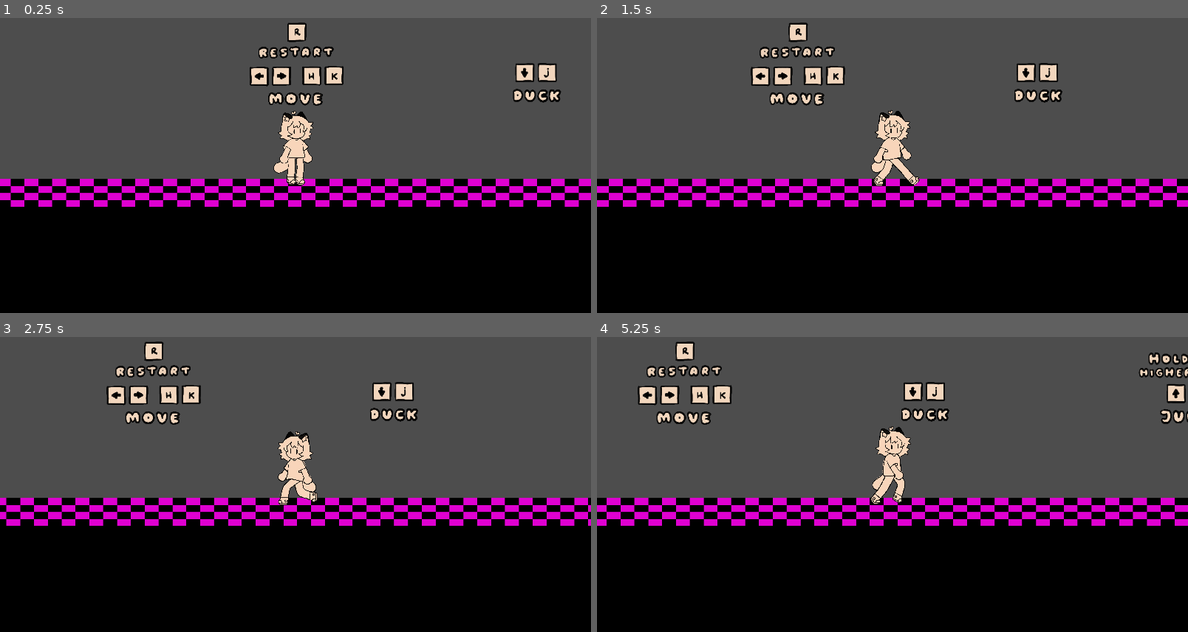
Above: before the commit, frames 1-4 (two rows, left to right).
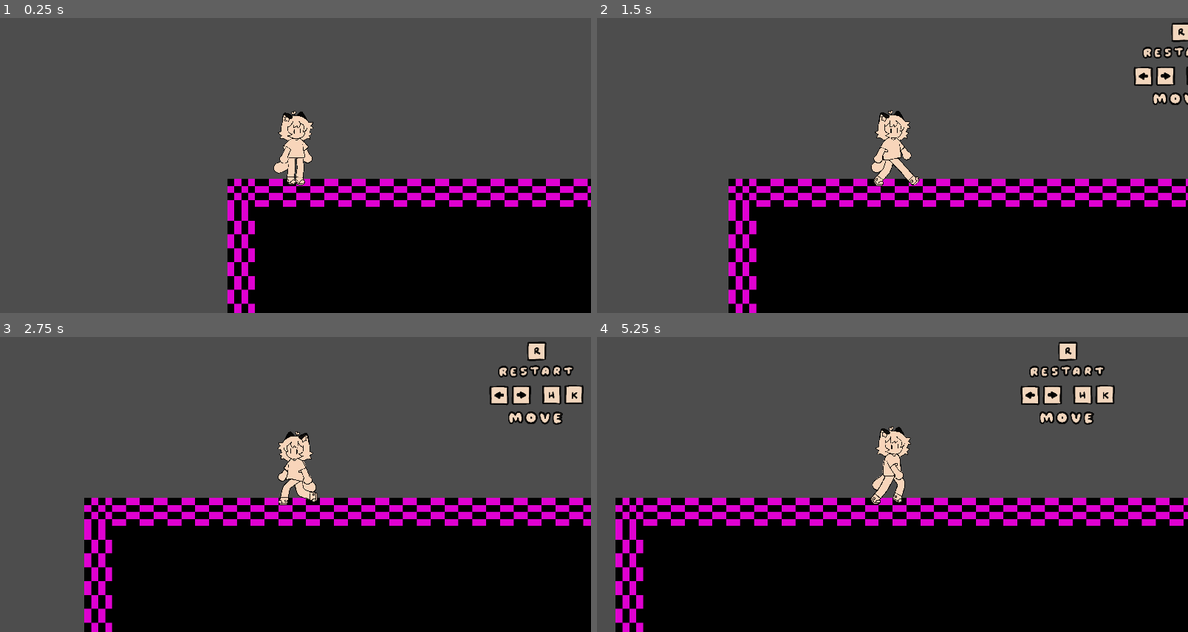
Above: after the commit, the same moments.

Repository: BellieQwQ/donutGame
Game: Godot game, scene res://MovementTester/movement_tester.tscn
The game is run twice, just before and just after one commit, with the same random seed, the same clock (stepped at 60 frames per second) and the same inputs.
Inputs:
- Up to frame 1 (0.25 s): no input
- Up to frame 2 (1.5 s): hold K (Right) from 0.53 s (still down); tap S (Slide) at 0.6 s; tap U (Up) at 0.77 s; tap A (Sprint) at 1.35 s
- Up to frame 3 (2.75 s): tap U (Up) at 1.52 s; release K (Right) at 2.03 s; hold H (Left) from 2.03 s (still down); tap S (Slide) at 2.1 s
- Up to frame 4 (5.25 s): release H (Left) at 2.78 s; hold K (Right) 2.78-4.28 s; tap A (Sprint) at 2.85, 4.35 s; tap U (Up) at 3.02, 3.77, 4.52 s; tap S (Slide) at 3.6, 5.1 s; hold H (Left) 4.28-5.03 s; hold K (Right) from 5.03 s (still down)

The runs differ from the first frame. In frame 1, 23% of the frame differs, in the area x 0-100%, y 1-100%; in frame 2, 17%; in frame 3, 15%; in frame 4, 11%.

Commit message:
build v1.0b 02/9 - added invincible time and visual FX

Diff:
--- a/game/MovementTester/movement_tester.tscn
+++ b/game/MovementTester/movement_tester.tscn
@@ -89,4 +89,4 @@
 position = Vector2(41176, 392)
 
 [node name="Player" parent="." instance=ExtResource("2_lm4dk")]
-position = Vector2(-5760, 800)
+position = Vector2(-8524, 800)
--- a/game/scenes/Enemies/BattleConga/battle_conga.gd
+++ b/game/scenes/Enemies/BattleConga/battle_conga.gd
@@ -29,7 +29,7 @@
 
 func getShootDirection(elevationDegree):
 	var elevation = deg_to_rad(elevationDegree)
-	var direction = Vector2.RIGHT.rotated(-elevation)
+	var bulletDirection = Vector2.RIGHT.rotated(-elevation)
 	if facingLeft:
-		direction = Vector2.LEFT.rotated(elevation)
-	return direction.normalized()
+		bulletDirection = Vector2.LEFT.rotated(elevation)
+	return bulletDirection.normalized()
--- a/game/scenes/Enemies/HaepariA/haepari_a.gd
+++ b/game/scenes/Enemies/HaepariA/haepari_a.gd
@@ -1,6 +1,8 @@
 extends Enemy
 
 const SPEED = 500
+
+var player : Player
 
 var direction = -1
 var isMovingLeft = true
@@ -16,3 +18,10 @@
 @onready var animator = $AnimatedSprite2D
 @onready var hitbox = $CollisionShape2D
 @onready var hurtbox = $Hurtbox
+
+func _on_hurtbox_body_entered(body):
+	if body is Player and !body.invincible:
+		var enemyPosition = sign(body.global_position.x - self.global_position.x)
+		body.knockbackDirection = enemyPosition
+		body.emit_signal("playerHurt")
+		print("PLAYER DETECTED")
--- a/game/scenes/Enemies/HaepariA/haepari_a.tscn
+++ b/game/scenes/Enemies/HaepariA/haepari_a.tscn
@@ -68,3 +68,5 @@
 
 [node name="Fall" type="Node" parent="EnemyStateMachine"]
 script = ExtResource("5_xapix")
+
+[connection signal="body_entered" from="Hurtbox" to="." method="_on_hurtbox_body_entered"]
--- /dev/null
+++ b/game/scenes/Player/hurt.gd
@@ -0,0 +1,29 @@
+extends State
+
+func enterState():
+	player.animator.play("Crouch")
+	player.FXmanager.play("Iframes")
+	player.lives -= 1
+	player.invincibleTime.start()
+	player.invincible = true
+	player.velocity.y = player.knockbackHeight
+
+	if player.knockbackDirection > 0:
+		player.velocity.x = player.knockbackForce
+	else:
+		player.velocity.x = -player.knockbackForce
+
+	print("Entering state: " + str(stateMachine.currentState))
+
+func onPhysicsProcess(delta):
+	if player.is_on_floor():
+		player.velocity.x = move_toward(player.velocity.x, 0, player.DECELERATION * delta)
+
+	getDirection()
+
+	applyGravity(delta)
+	handlePlayerCorrection(delta)
+
+func _on_iframes_timeout():
+	stateMachine.changeState("Idle")
+	player.invincible = false
--- a/game/scenes/Player/player.gd
+++ b/game/scenes/Player/player.gd
@@ -1,15 +1,23 @@
 class_name Player
 extends CharacterBody2D
+
+var enemy : Enemy
+var lives = 3
 
 var isFacingRight = true
 var isSprinting = false
 var isJumping = false
+var invincible = false
 
 var coyoteTime = 0.12
 var coyoteTimer = 0
 
 var jumpBufferTime = 0.2
 var jumpBufferTimer = 0
+
+var knockbackHeight = -2000
+var knockbackForce = 1000
+var knockbackDirection = 0
 
 var direction = 0
 var slideDirection = 0
@@ -21,6 +29,8 @@
 var jumpGravity = ((-2.0 * jumpHeight) / (timeToJumpPeak * timeToJumpPeak)) * -1 * 1.2
 var fallGravity = ((-2.0 * jumpHeight) / (timeToDescent * timeToDescent)) * -1 * 1.4
 
+signal playerHurt
+
 const SPEED = 900
 const SPRINT_SPEED = 1800
 const ACCELERATION = 3000
@@ -30,9 +40,7 @@
 const SLIDE_DECELERATION = 3000
 const SKID_DECELERATION = 4500
 
-const AIR_CONTROL = 0.35
-const STOP_EPSILON = 10
-
+@onready var stateMachine = $StateMachine
 @onready var animator = $AnimatedSprite2D
 @onready var standingCollision = $StandingHitbox
 @onready var crouchingCollision = $CrouchingHitbox
@@ -41,6 +49,11 @@
 @onready var slideDuration = $SlideDuration
 @onready var slideCooldown = $SlideCooldown
 @onready var slideDetector = $slideDetector
+@onready var FXmanager = $FXManager
+@onready var invincibleTime = $InvincibleTime
+
+func _ready():
+	playerHurt.connect(_on_player_hurt)
 
 func applyCornerCorrection():
 	var amount = 30
@@ -52,3 +65,6 @@
 				if !test_move(global_transform.translated(Vector2(i * j, 0)), Vector2(0, velocity.y * delta)):
 					translate(Vector2(i * j, 0))
 					return
+
+func _on_player_hurt():
+	stateMachine.changeState("Hurt")
--- a/game/scenes/Player/player.tscn
+++ b/game/scenes/Player/player.tscn
@@ -17,6 +17,7 @@
 [ext_resource type="Script" uid="uid://c7hwtbphn368i" path="res://scenes/Player/fall.gd" id="16_1bwnf"]
 [ext_resource type="Script" uid="uid://ctj5r1mbjn8x7" path="res://scenes/Player/jump.gd" id="16_tayva"]
 [ext_resource type="Script" uid="uid://5a8ybfyho5bc" path="res://scenes/Player/slide.gd" id="17_tayva"]
+[ext_resource type="Script" uid="uid://pq55fpcwav2j" path="res://scenes/Player/hurt.gd" id="18_x8khf"]
 
 [sub_resource type="AtlasTexture" id="AtlasTexture_nbg44"]
 atlas = ExtResource("2_uiqp4")
@@ -329,6 +330,43 @@
 
 [sub_resource type="RectangleShape2D" id="RectangleShape2D_nbg44"]
 size = Vector2(112, 320)
+
+[sub_resource type="Animation" id="Animation_x8khf"]
+resource_name = "Iframes"
+length = 2.0
+tracks/0/type = "value"
+tracks/0/imported = false
+tracks/0/enabled = true
+tracks/0/path = NodePath("AnimatedSprite2D:modulate")
+tracks/0/interp = 2
+tracks/0/loop_wrap = true
+tracks/0/keys = {
+"times": PackedFloat32Array(0, 0.2, 0.4, 0.6, 0.8, 1, 1.2, 1.4, 1.6, 1.8, 2),
+"transitions": PackedFloat32Array(1, 1, 1, 1, 1, 1, 1, 1, 1, 1, 1),
+"update": 0,
+"values": [Color(1, 1, 1, 0.470588), Color(1, 1, 1, 1), Color(1, 1, 1, 0.470588), Color(1, 1, 1, 1), Color(1, 1, 1, 0.470588), Color(1, 1, 1, 1), Color(1, 1, 1, 0.470588), Color(1, 1, 1, 1), Color(1, 1, 1, 0.470588), Color(1, 1, 1, 1), Color(1, 1, 1, 1)]
+}
+
+[sub_resource type="Animation" id="Animation_aciub"]
+length = 0.001
+tracks/0/type = "value"
+tracks/0/imported = false
+tracks/0/enabled = true
+tracks/0/path = NodePath("AnimatedSprite2D:modulate")
+tracks/0/interp = 1
+tracks/0/loop_wrap = true
+tracks/0/keys = {
+"times": PackedFloat32Array(0),
+"transitions": PackedFloat32Array(1),
+"update": 0,
+"values": [Color(1, 1, 1, 1)]
+}
+
+[sub_resource type="AnimationLibrary" id="AnimationLibrary_aciub"]
+_data = {
+&"Iframes": SubResource("Animation_x8khf"),
+&"RESET": SubResource("Animation_aciub")
+}
 
 [sub_resource type="RectangleShape2D" id="RectangleShape2D_x8khf"]
 
@@ -358,6 +396,11 @@
 rotation = 1.5708
 shape = SubResource("RectangleShape2D_nbg44")
 disabled = true
+
+[node name="FXManager" type="AnimationPlayer" parent="."]
+libraries = {
+&"": SubResource("AnimationLibrary_aciub")
+}
 
 [node name="slideDetector" type="ShapeCast2D" parent="."]
 position = Vector2(0, 80)
@@ -367,6 +410,10 @@
 target_position = Vector2(0, -4)
 collision_mask = 4
 
+[node name="InvincibleTime" type="Timer" parent="."]
+wait_time = 2.0
+one_shot = true
+
 [node name="SlideDuration" type="Timer" parent="."]
 wait_time = 0.5
 one_shot = true
@@ -406,4 +453,8 @@
 [node name="Slide" type="Node" parent="StateMachine"]
 script = ExtResource("17_tayva")
 
+[node name="Hurt" type="Node" parent="StateMachine"]
+script = ExtResource("18_x8khf")
+
+[connection signal="timeout" from="InvincibleTime" to="StateMachine/Hurt" method="_on_iframes_timeout"]
 [connection signal="timeout" from="SlideDuration" to="StateMachine/Slide" method="_on_slide_duration_timeout"]
Not shown: 1 places in game/MovementTester/movement_tester.tscn that only renumber resources
Not shown, added: game/scenes/Player/hurt.gd.uid
Not shown: 1 places in game/scenes/Player/player.tscn that only renumber resources
